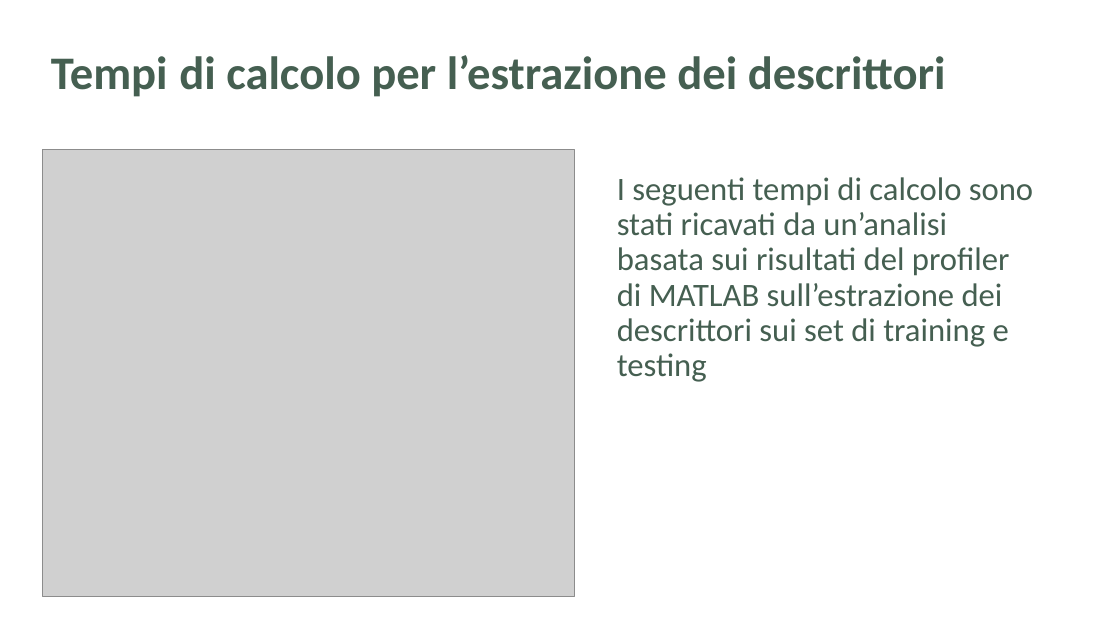
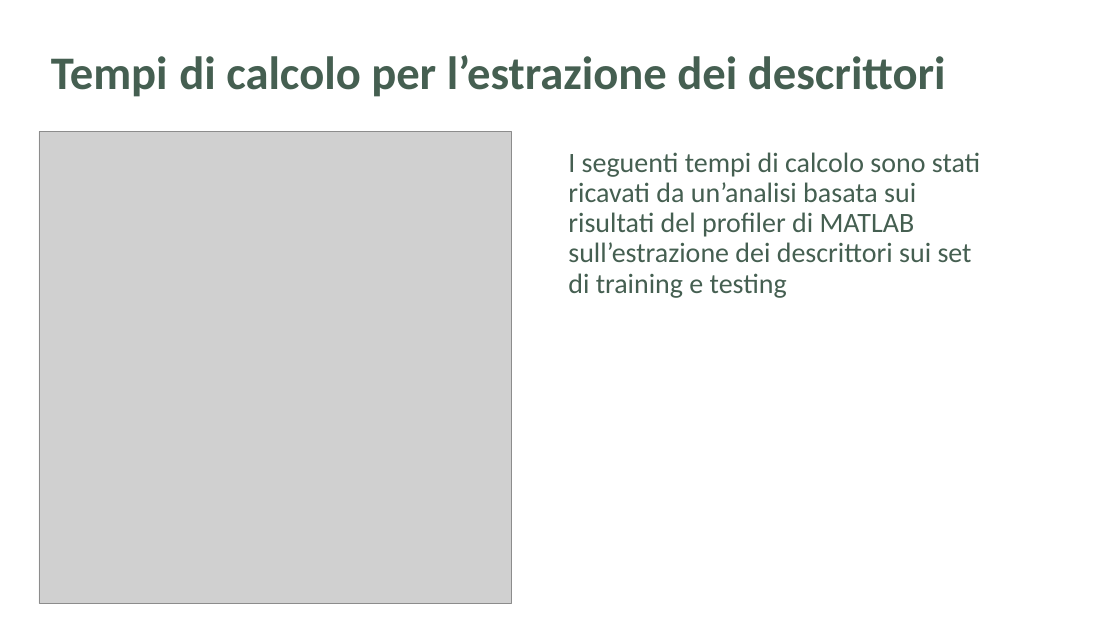
Before and after one commit to aleeteo/leaf_ID, a slide deck: slide 17 of presentazione/ProjectLeafWIP.pptx. Drawn at 1120x630 pixels with LibreOffice and Linux fonts; fonts in the diff are those of the drawing; grey boxes stand for pictures. Boxes give left, top, right and bottom in pixels: in the first picture for what was removed or moved away, otherwise in the second. Text is boxed around its words. In the diff, an @@ line names an element or a change of style, - is before the commit and + after.

```diff
--- a/presentazione/ProjectLeafWIP.pptx
+++ b/presentazione/ProjectLeafWIP.pptx
@@ picture: place and size @@
-picture at box(43, 150, 575, 597)
+picture at box(39, 132, 511, 604)
@@ text "I seguenti tempi di calcolo ...": place and size @@
-text "I seguenti tempi di calcolo ..." at box(617, 177, 1033, 382)
+text "I seguenti tempi di calcolo ..." at box(568, 152, 980, 298)
@@ text "I seguenti tempi di calcolo ..." at box(568, 152, 980, 298): size 28 to 24 pt @@
```
Also in this commit, not shown: 6 other slides changed.
